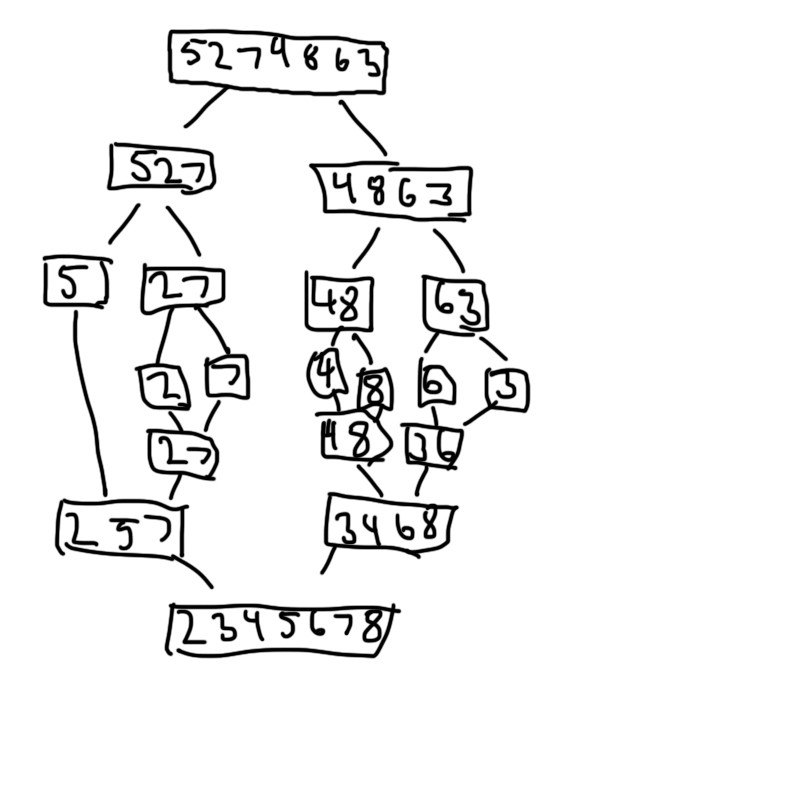
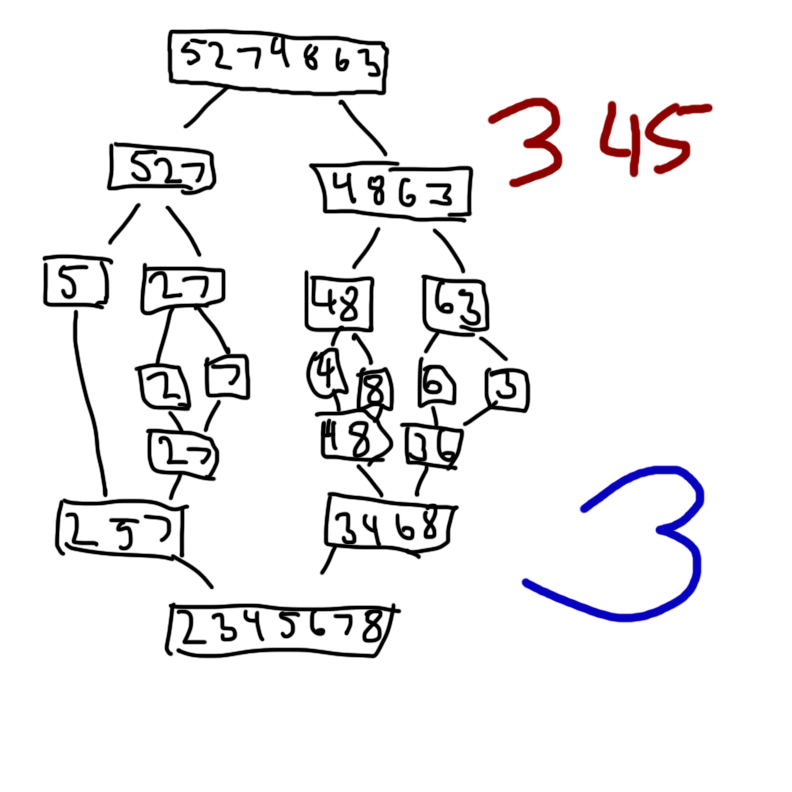
Layered file, before and after one edit (792x792). Changes by layer:
added layer "Layer 2" above "Layer 1" over (521, 465, 706, 623)
added layer "Layer 1" above "Background" over (487, 96, 714, 188)
added layer "Background" over (487, 96, 714, 623)
